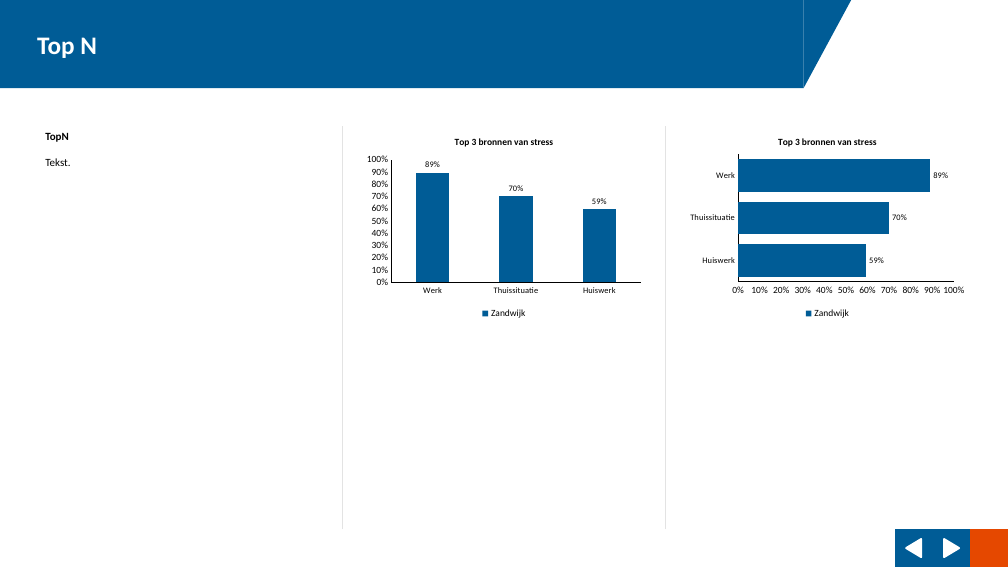
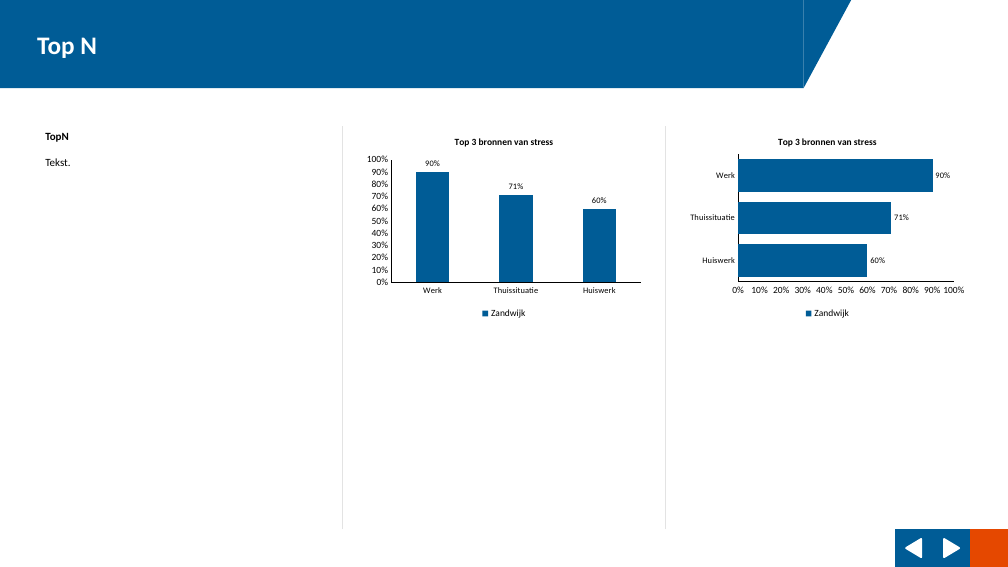
Before and after one commit to ggdatascience/reports_excel_to_powerpoint, a slide deck: slide 11 of example/Rapportage Zandwijk.pptx. Drawn at 1008x567 pixels with LibreOffice and Linux fonts; fonts in the diff are those of the drawing; background and template pictures are left out. Boxes give left, top, right and bottom in pixels: in the first picture for what was removed or moved away, otherwise in the second. Text is boxed around its words. In the diff, an @@ line names an element or a change of style, - is before the commit and + after.

```diff
--- a/example/Rapportage Zandwijk.pptx
+++ b/example/Rapportage Zandwijk.pptx
@@ column chart at [361, 126, 647, 322] @@
@@ Zandwijk, Werk: 0.89 to 0.9 @@
@@ Zandwijk, Thuissituatie: 0.7 to 0.71 @@
@@ Zandwijk, Huiswerk: 0.59 to 0.6 @@
@@ bar chart at [685, 126, 971, 322] @@
@@ Zandwijk, Huiswerk: 0.59 to 0.6 @@
@@ Zandwijk, Thuissituatie: 0.7 to 0.71 @@
@@ Zandwijk, Werk: 0.89 to 0.9 @@
```
Also in this commit, not shown: 9 other slides changed, 1 slide added, 1 slide removed, 11 other files.
